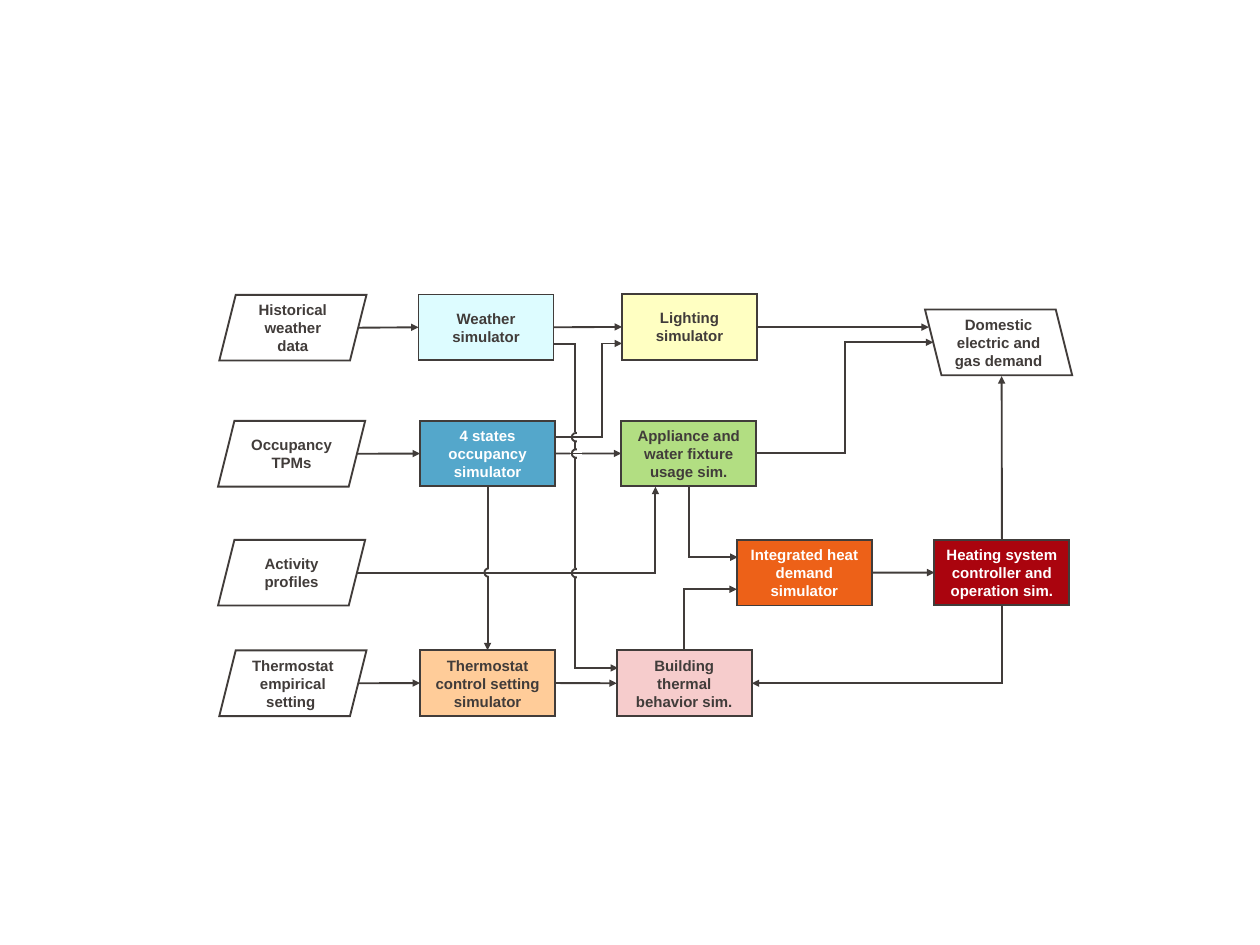
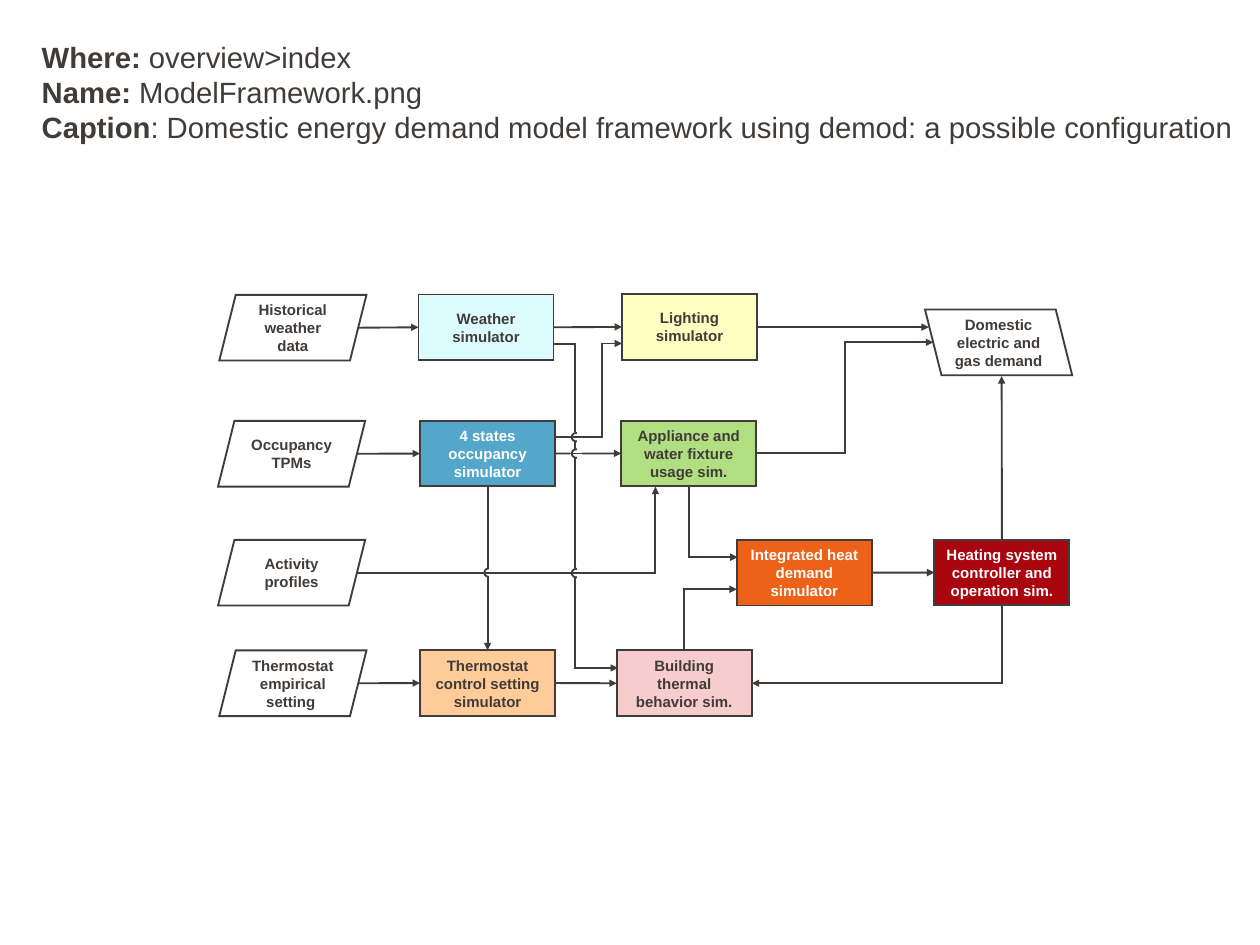
Before and after one commit to epfl-herus/demod, a slide deck: slide 1 of docs/source/overview/OverviewFigures/ModelFramework.pptx. Drawn at 1260x945 pixels with LibreOffice and Linux fonts; fonts in the diff are those of the drawing. Boxes give left, top, right and bottom in pixels: in the first picture for what was removed or moved away, otherwise in the second. Text is boxed around its words. In the diff, an @@ line names an element or a change of style, - is before the commit and + after.

Commit message:
updated thermal demand overview

```diff
--- a/docs/source/overview/OverviewFigures/ModelFramework.pptx
+++ b/docs/source/overview/OverviewFigures/ModelFramework.pptx
@@ text added at bbox=[42, 46, 1231, 144], 23.4 pt, text #413C3A @@
+Where: overview>index
+Name: ModelFramework.png
+Caption: Domestic energy demand model framework using demod: a possible configuration
```
Also in this commit, not shown: 1 slide added, 1 slide removed, 2 other files.
